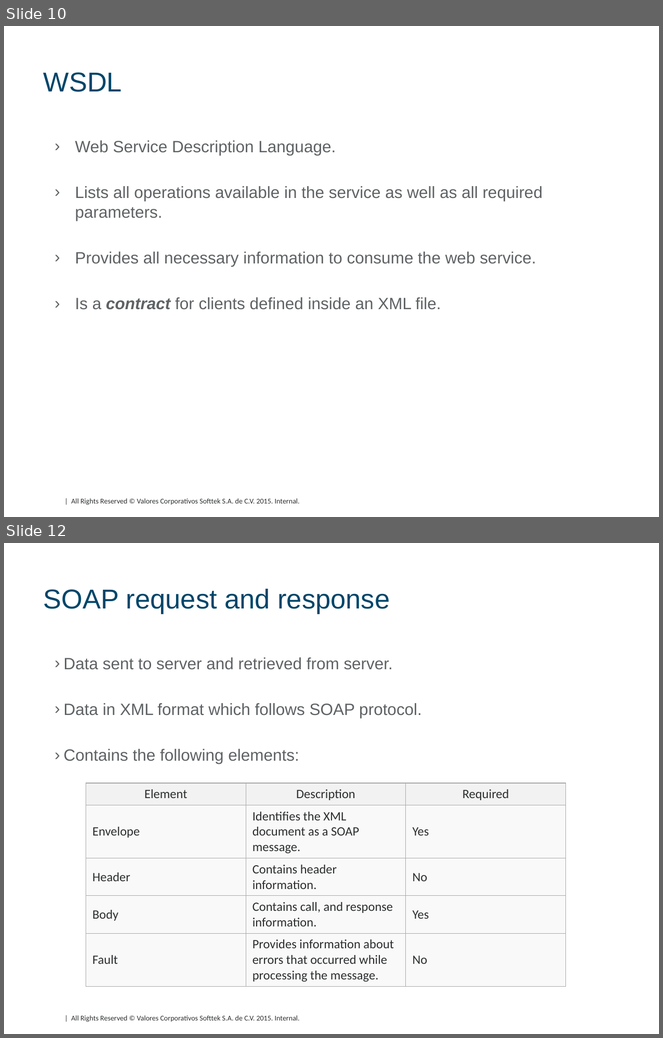
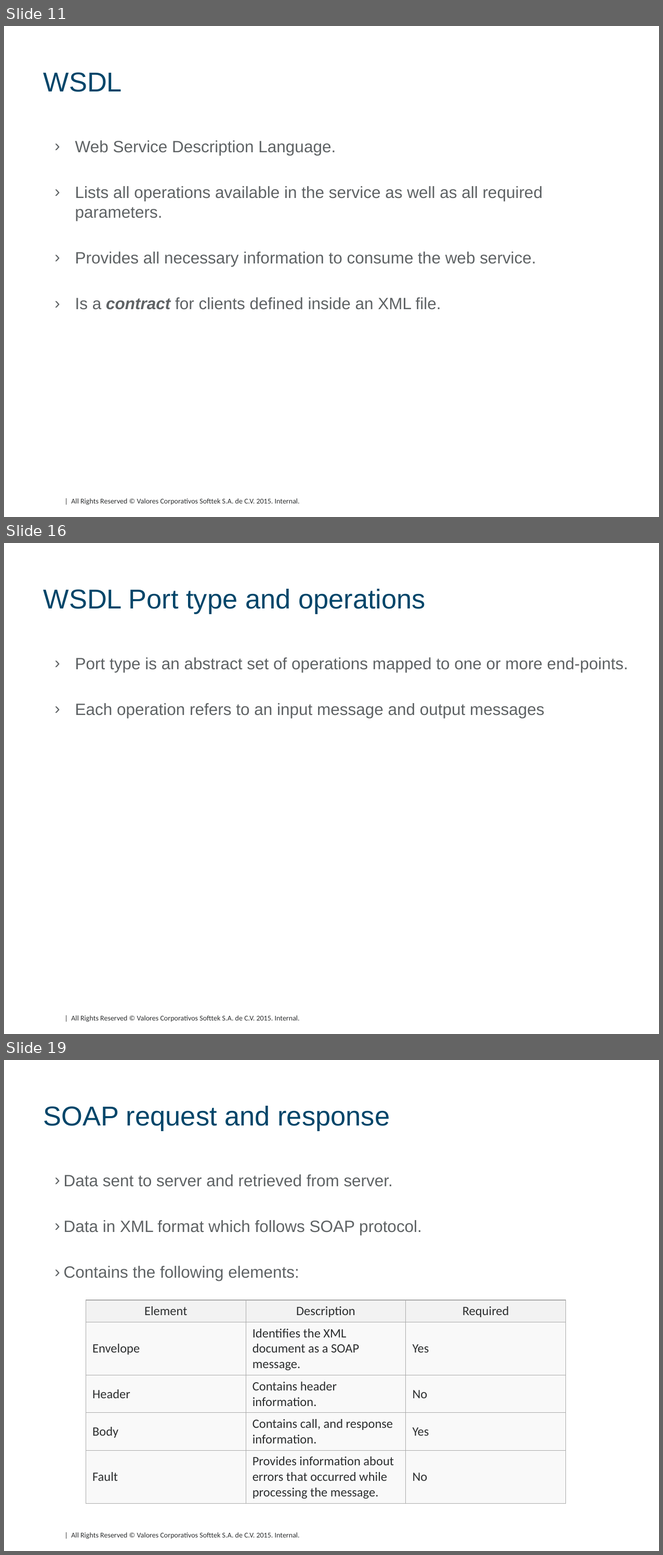
Before and after one commit to DavidHertz/WebServices, a slide deck: SOAP/doc/SOAP.pptx. Shown one above the other, each under a label of ours: slides 10 and 12 before the commit, slides 11, 16 and 19 after it; the slides between them are not shown. The pictures are 663x1038 and 663x1555 pixels, drawn with LibreOffice and Linux fonts; fonts in the diff are those of the drawing; background and template pictures are left out. Boxes give left, top, right and bottom in pixels: in the first picture for what was removed or moved away, otherwise in the second. Text is boxed around its words. In the diff, an @@ line names an element or a change of style, - is before the commit and + after.

```diff
--- a/SOAP/doc/SOAP.pptx
+++ b/SOAP/doc/SOAP.pptx
@@ slide 16 added at (x1=4, y1=543, x2=659, y2=1034), background #FFFFFF; not listed: 1 template element that a slide beside it also shows @@
@@ title added at (x1=44, y1=589, x2=426, y2=614), 30 pt, text #004569 @@
+WSDL Port type and operations
@@ text added at (x1=75, y1=657, x2=629, y2=718), 18 pt, text #5E6264 @@
+› Port type is an abstract set of operations mapped to one or more end-points.
+› Each operation refers to an input message and output messages
@@ what was slide 10 is now slide 11 @@
@@ what was slide 12 is now slide 19 @@
```
Also in this commit, not shown: 5 slides changed, 6 other slides added, 16 other files.
